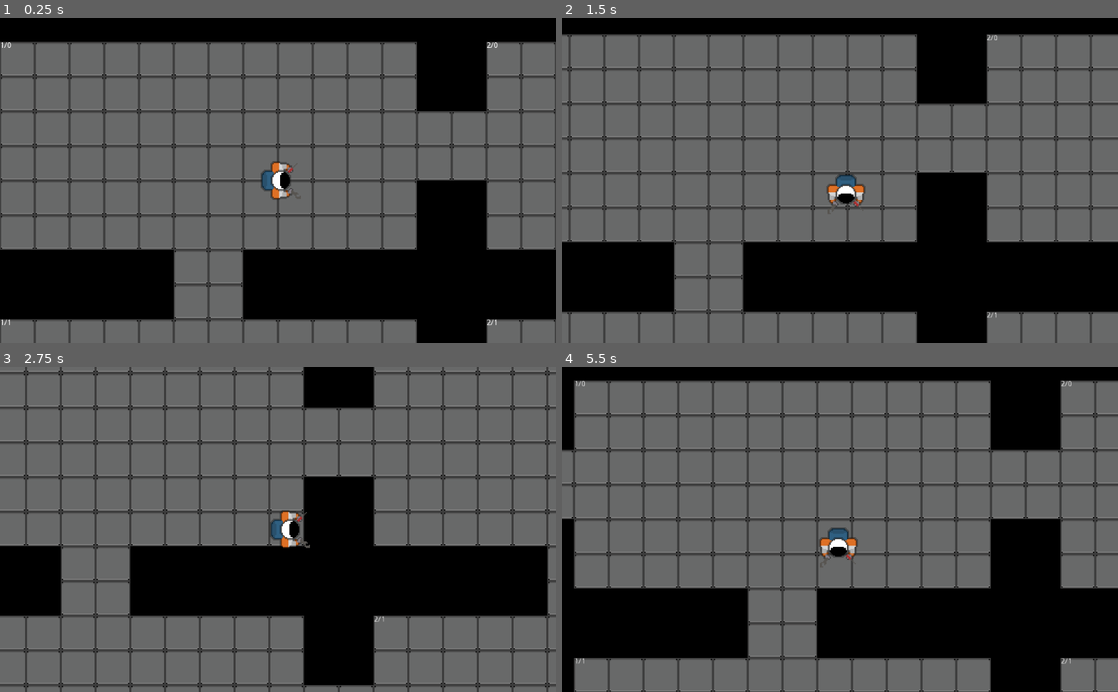
Above: before the commit, frames 1-4 (two rows, left to right).
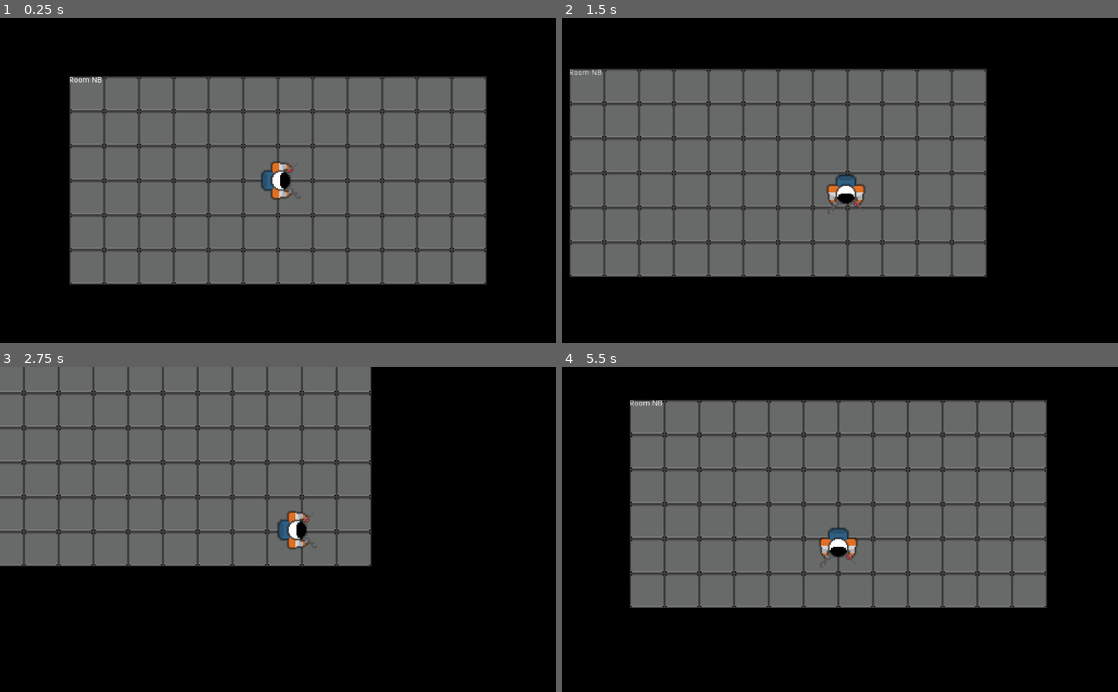
Above: after the commit, the same moments.

Repository: frankakn7/NothingIsPermanent
Game: Godot game, scene res://Main.tscn
Same seed, same stepped clock (60 frames per second), same inputs: the game is played once before the commit and once after it.
Inputs:
- Up to frame 1 (0.25 s): no input
- Up to frame 2 (1.5 s): tap Enter at 0.5 s; hold D (move_right) 0.53-1.28 s; hold S (move_down) from 1.28 s (still down)
- Up to frame 3 (2.75 s): release S (move_down) at 2.03 s; hold D (move_right) from 2.03 s (still down)
- Up to frame 4 (5.5 s): release D (move_right) at 2.78 s; hold W (move_up) 2.78-3.53 s; hold A (move_left) 3.53-5.03 s; hold S (move_down) from 5.03 s (still down)

The runs differ from the first frame. In frame 1, 41% of the frame differs, in the area x 0-100%, y 7-100%; in frame 2, 43%; in frame 3, 56%, in the area x 0-100%, y 0-100%; in frame 4, 46%.

Commit message:
Singular starting room now generates with center point at 0,0 starting room gis generated with center at 0,0 and id corrisponding to its position in the room_layout

Diff:
--- a/Game_Files/Player.tscn
+++ b/Game_Files/Player.tscn
@@ -6,7 +6,9 @@
 [sub_resource type="CircleShape2D" id=1]
 radius = 30.0
 
-[node name="Player" type="KinematicBody2D"]
+[node name="Player" type="KinematicBody2D" groups=[
+"playerControlled",
+]]
 script = ExtResource( 1 )
 
 [node name="Sprite" type="Sprite" parent="."]
--- a/Game_Files/Room.gd
+++ b/Game_Files/Room.gd
@@ -5,12 +5,16 @@
 var max_width = 12
 var max_height = 6
 
+var id = Vector2()	#given by room manager on load
+
 var neighbours = {
 	"north": null,
 	"west": null,
 	"east": null,
 	"south": null
 }
+
+signal player_entered(roomID)
 
 onready var tilemap = $TileMap
 onready var ground_tile_id = 0
@@ -27,6 +31,7 @@
 			tiles[y][x] = 1
 	_update_tilemap()
 	get_node("Area2D/CollisionShape2D").shape.extents = Vector2((max_width * tile_pixel_width) / 2, (max_height * tile_pixel_width) / 2)
+	get_node("Area2D").connect("body_entered", self, "body_entered")
 
 func _update_tilemap():
 	for y in range(max_height):
@@ -34,6 +39,9 @@
 			if tiles[y][x] == 1:
 				tilemap.set_cell(x, y, ground_tile_id)
 
+func body_entered(body):
+	if body.is_in_group("playerControlled"):
+		emit_signal("player_entered", self.id)
 
 # Called every frame. 'delta' is the elapsed time since the previous frame.
 #func _process(delta):
--- a/Game_Files/RoomManager.gd
+++ b/Game_Files/RoomManager.gd
@@ -7,7 +7,7 @@
 var room_distance = 128
 
 var room_layout = [	[1, 1, 1, 1],
-					[1, 1, 1, 1],
+					[1, 1, 2, 1],
 					[1, 1, 1, 1] ]
 
 var rooms = []
@@ -23,43 +23,55 @@
 	for y in range(len(room_layout)):
 		rooms.append([])
 		for x in range(len(room_layout[y])):
-			var room_instance = room_scene.instance()
-			room_instance.set_name("Room_%d_%d" % [x, y])
-			add_child(room_instance)
-			room_instance.get_node("Area2D").connect("body_entered", self, "on_Enter")
-			var room_x_offset = len(room_layout[y])
-			if room_x_offset % 2 == 1:
-				room_x_offset = room_x_offset - 1
-			room_x_offset = (room_x_offset / 2) * room_instance.tile_pixel_width * room_instance.max_width
-			var room_x_pos = room_instance.max_width * x * room_instance.tile_pixel_width + (room_distance * x) - room_x_offset
-
-			var room_y_offset = len(room_layout)
-			if room_y_offset % 2 == 1:
-				room_y_offset = room_y_offset - 1
-			room_y_offset = (room_y_offset / 2) * room_instance.tile_pixel_width * room_instance.max_height
-			var room_y_pos = room_instance.max_height * y * room_instance.tile_pixel_width + (room_distance * y) - room_y_offset
-			room_instance.position += Vector2(room_x_pos, room_y_pos)
-
-			# Horizontal Corridors
-			if x != 0:
-				var corridor_instance_h = corridor_hor_scene.instance()
-				corridor_instance_h.set_name("Corridor_%d_%d_H" % [x, y])
-				add_child(corridor_instance_h)
-				corridor_instance_h.position = Vector2(room_instance.position.x - room_distance, room_instance.position.y + room_distance)
-
-			# Vertical corridor isntance
-			if y != 0:
-				var corridor_instance_v = corridor_ver_scene.instance()
-				corridor_instance_v.set_name("Corridor_%d_%d_V" % [x, y])
-				add_child(corridor_instance_v)
-				corridor_instance_v.position = Vector2(room_instance.position.x + room_distance * 2 + (room_distance / 2), room_instance.position.y - room_distance)
-
-
-			room_instance.get_node("DebugControl/DebugRoomNB").text = "%d/%d" % [x, y]
-			rooms[y].append(room_instance)
+			if room_layout[y][x] == 2:
+				generateStartRoom(Vector2(x,y))
+#			var room_instance = room_scene.instance()
+#			room_instance.set_name("Room_%d_%d" % [x, y])
+#			room_instance.id = Vector2(x,y)
+#			add_child(room_instance)
+#			room_instance.connect("player_entered", self, "on_Enter")
+#			var room_x_offset = len(room_layout[y])
+#			if room_x_offset % 2 == 1:
+#				room_x_offset = room_x_offset - 1
+#			room_x_offset = (room_x_offset / 2) * room_instance.tile_pixel_width * room_instance.max_width
+#			var room_x_pos = room_instance.max_width * x * room_instance.tile_pixel_width + (room_distance * x) - room_x_offset
+#
+#			var room_y_offset = len(room_layout)
+#			if room_y_offset % 2 == 1:
+#				room_y_offset = room_y_offset - 1
+#			room_y_offset = (room_y_offset / 2) * room_instance.tile_pixel_width * room_instance.max_height
+#			var room_y_pos = room_instance.max_height * y * room_instance.tile_pixel_width + (room_distance * y) - room_y_offset
+#			room_instance.position += Vector2(room_x_pos, room_y_pos)
+#
+#			# Horizontal Corridors
+#			if x != 0:
+#				var corridor_instance_h = corridor_hor_scene.instance()
+#				corridor_instance_h.set_name("Corridor_%d_%d_H" % [x, y])
+#				add_child(corridor_instance_h)
+#				corridor_instance_h.position = Vector2(room_instance.position.x - room_distance, room_instance.position.y + room_distance)
+#
+#			# Vertical corridor isntance
+#			if y != 0:
+#				var corridor_instance_v = corridor_ver_scene.instance()
+#				corridor_instance_v.set_name("Corridor_%d_%d_V" % [x, y])
+#				add_child(corridor_instance_v)
+#				corridor_instance_v.position = Vector2(room_instance.position.x + room_distance * 2 + (room_distance / 2), room_instance.position.y - room_distance)
+#
+#
+#			room_instance.get_node("DebugControl/DebugRoomNB").text = "%d/%d" % [x, y]
+#			rooms[y].append(room_instance)
 # Called every frame. 'delta' is the elapsed time since the previous frame.
 #func _process(delta):
 #	pass
 
-func on_Enter(body):
-	print(body)
+func generateStartRoom(id):
+	var room_instance = room_scene.instance()
+	room_instance.set_name("Room_%d_%d" % [id.x,id.y])
+	add_child(room_instance)
+	room_instance.id = id
+	var offsetX = (room_instance.tile_pixel_width * room_instance.max_width) / 2
+	var offsetY = (room_instance.tile_pixel_width * room_instance.max_height) / 2
+	room_instance.global_position = Vector2(0 - offsetX, 0 - offsetY)
+
+func on_Enter(id):
+	print(id)
